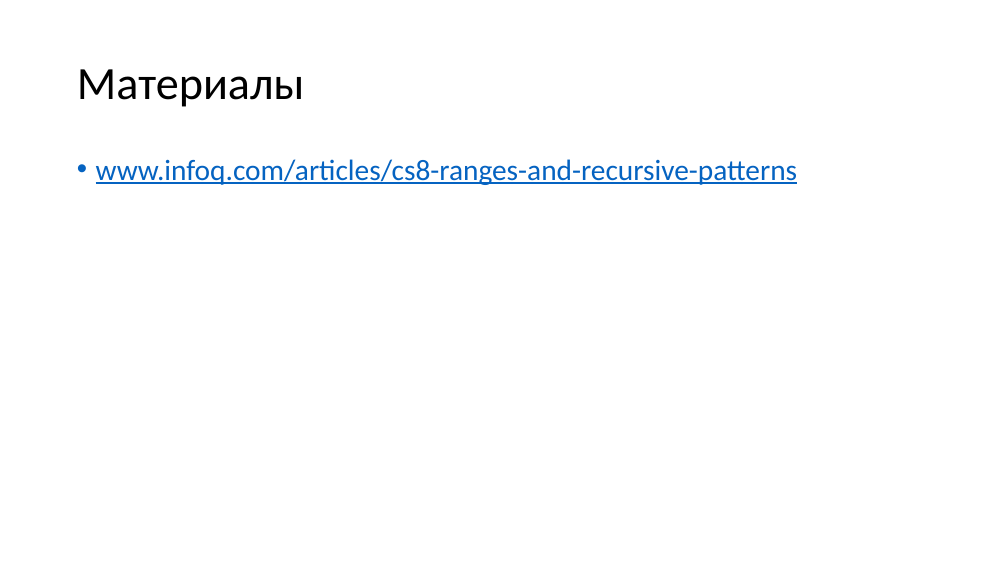
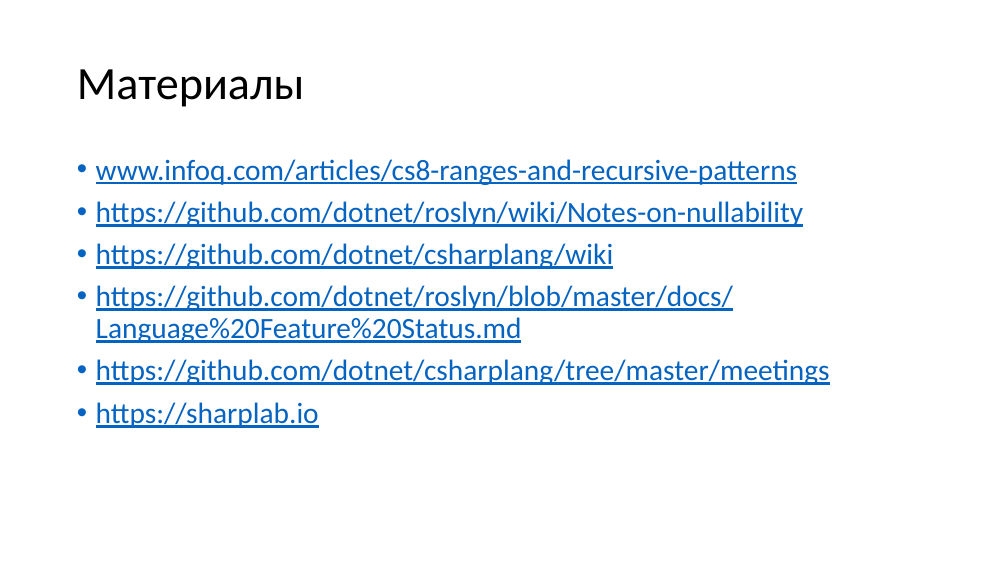
Before and after one commit to kugushev/presentations, a slide deck: slide 80 of Presentation.pptx (slide 79 before the commit). Drawn at 1008x567 pixels with LibreOffice and Linux fonts; fonts in the diff are those of the drawing. Boxes give left, top, right and bottom in pixels: in the first picture for what was removed or moved away, otherwise in the second. Text is boxed around its words. In the diff, an @@ line names an element or a change of style, - is before the commit and + after.

```diff
--- a/Presentation.pptx
+++ b/Presentation.pptx
@@ text at (x1=96, y1=201, x2=830, y2=428): paragraphs added @@
+• https://github.com/dotnet/roslyn/wiki/Notes-on-nullability
+• https://github.com/dotnet/csharplang/wiki
+• https://github.com/dotnet/roslyn/blob/master/docs/Language%20Feature%20Status.md
+• https://github.com/dotnet/csharplang/tree/master/meetings
+• https://sharplab.io
```
Also in this commit, not shown: 2 other slides changed, 2 slides added, 1 slide removed.
